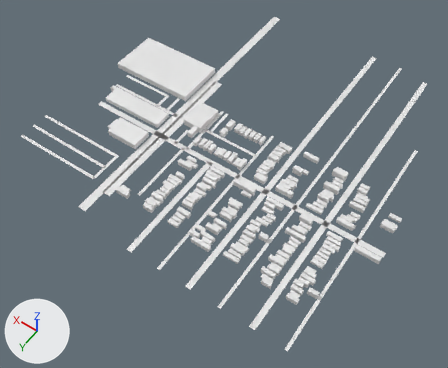
The glTF model app/public/world/tiles/-7_12.lod1.glb: old version first, new version second.
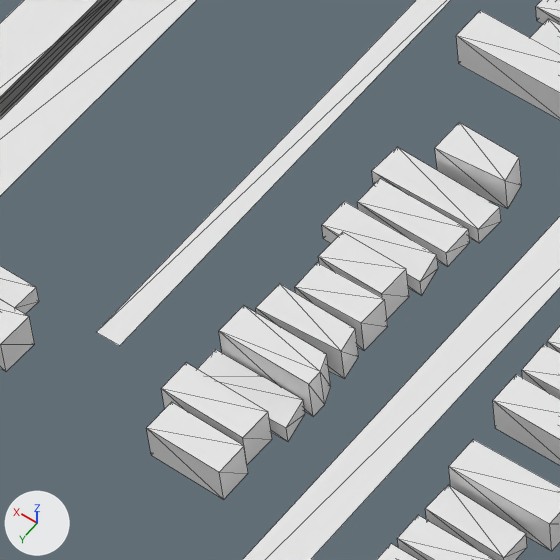
Old and new are each drawn whole from a 50 mm camera at (-3597.0, -5640.0, 735.0) aimed at (-3241.0, -6139.0, -49.0) and again close up on the part from 28% to 42% of the width and 43% to 60% of the height. The lights are fixed; the arrows at lower left show +X, +Y and +Z. The older version's two pictures come first. The close-ups show mesh edges as thin lines. Where no turn or scale is listed for an object, it has been applied to the vertices. Vertices at exactly the same position are counted once.

The first close-up shows 'buildings', 'ground'.
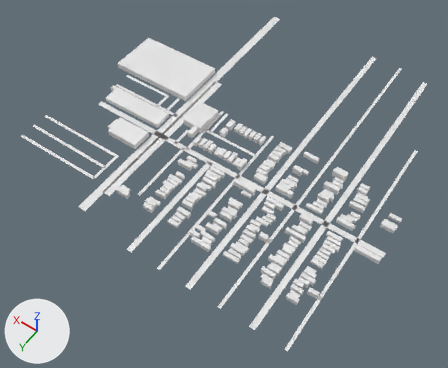
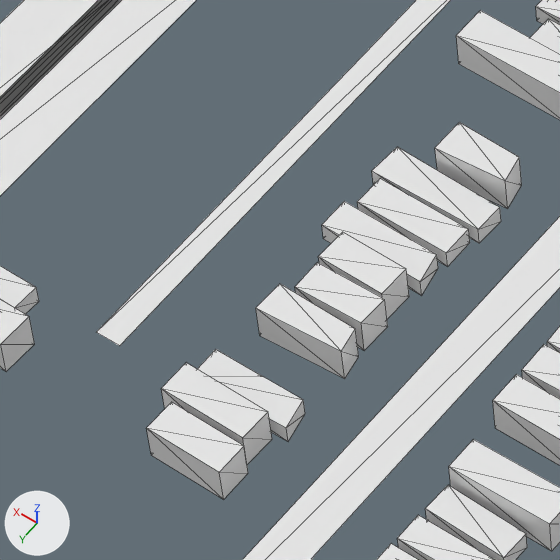
Pixel boxes (x1, y1, x2, y2) of what changed, in the close-ups (560 x 560 px):
part 1 of me_buildings, deleted
    before: (219, 305, 331, 416)

The change in detail:
me_buildings is used by ob_buildings; location (-3237.8, -6148.5, 5.7).
me_buildings had 1359 vertices, 1713 faces and spanned x -277.0..277.0, y -151.0..151.0, z -6.0..6.0.
me_buildings now has 1349 vertices, 1700 faces and spans x -277.0..277.0, y -151.0..151.0, z -6.0..6.0.
me_buildings part 1: the loose piece of 10 vertices spanning x 27.0..46.0, y 117.0..124.0, z -6.0..3.0 is deleted.
